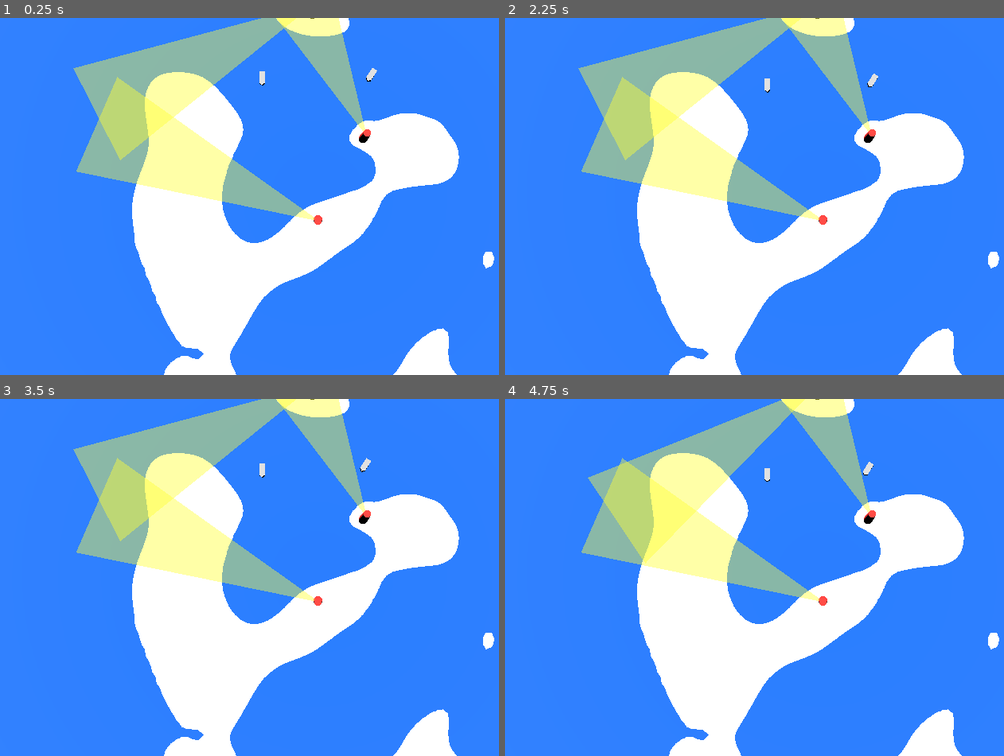
Above: before the commit, frames 1-4 (two rows, left to right).
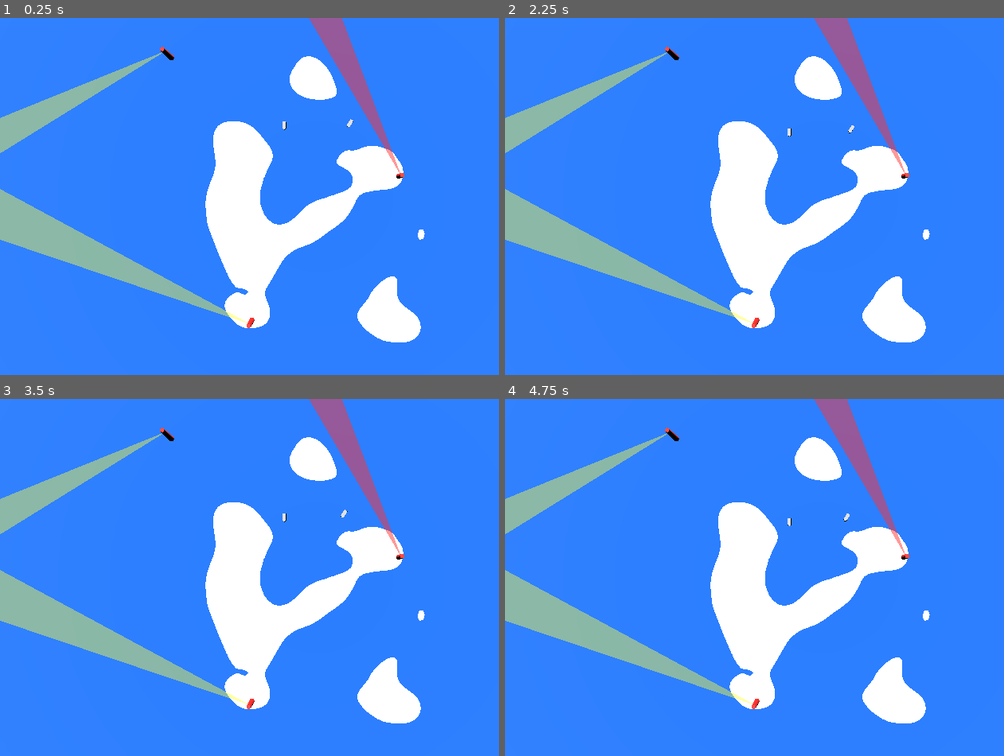
Above: after the commit, the same moments.

Repository: blinry/ld59
Game: Godot game, scene res://level.tscn
The game is run twice, just before and just after one commit, with the same random seed, the same clock (stepped at 60 frames per second) and the same inputs.
Inputs (mouse positions are in pixels of both pictures, inside the frame that each line leads up to):
- Up to frame 1 (0.25 s): no input
- Up to frame 2 (2.25 s): tap Enter at 0.5, 2 s; move the mouse to (964, 178) at 0.52 s; press the mouse at (964, 178) at 0.53 s; tap Space at 1.25 s; move the mouse to (694, 214) at 1.27 s; release the mouse at (694, 214) at 1.28 s; click (694, 214) at 1.35 s; move the mouse to (884, 117) at 2.02 s; press the mouse at (884, 117) at 2.03 s
- Up to frame 3 (3.5 s): tap Space at 2.75 s; move the mouse to (284, 648) at 2.77 s; release the mouse at (284, 648) at 2.78 s; click (284, 648) at 2.85 s
- Up to frame 4 (4.75 s): tap Enter at 3.5 s; move the mouse to (outside the picture) at 3.52 s; press the mouse at (outside the picture) at 3.53 s; tap Space at 4.25 s; move the mouse to (629, 523) at 4.27 s; release the mouse at (629, 523) at 4.28 s; click (629, 523) at 4.35 s

The runs differ from the first frame. In frame 1, 38% of the frame differs, in the area x 0-100%, y 0-100%; in frame 2, 38%; in frame 3, 38%; in frame 4, 37%.

Commit message:
Repel light houses

Diff:
--- a/level.tscn
+++ b/level.tscn
@@ -21,13 +21,14 @@
 [node name="Level" type="Node3D" unique_id=1587230160]
 
 [node name="Lighthouse" parent="." unique_id=675719651 instance=ExtResource("1_u52ul")]
-transform = Transform3D(0.3992451, 0, 0.91684425, 0, 1, 0, -0.91684425, 0, 0.3992451, 0, 0, 19.82619)
+transform = Transform3D(0.3992451, 0, 0.91684425, 0, 1, 0, -0.91684425, 0, 0.3992451, -95.35622, 0, 178.63905)
 
 [node name="Lighthouse2" parent="." unique_id=1820272564 instance=ExtResource("1_u52ul")]
-transform = Transform3D(0.9032379, 0, 0.42914015, 0, 1, 0, -0.42914015, 0, 0.9032379, 39.578197, 0, -50.878437)
+transform = Transform3D(0.9032379, 0, 0.42914015, 0, 1, 0, -0.42914015, 0, 0.9032379, 116.28381, 0, -29.341312)
+repel = true
 
 [node name="Lighthouse3" parent="." unique_id=1734996057 instance=ExtResource("1_u52ul")]
-transform = Transform3D(-0.45268378, 0, 0.8916711, 0, 1, 0, -0.8916711, 0, -0.45268378, -4.917095, 0, -157.46161)
+transform = Transform3D(-0.45268378, 0, 0.8916711, 0, 1, 0, -0.8916711, 0, -0.45268378, -214.57271, 0, -203.29575)
 
 [node name="Ship" parent="." unique_id=422053590 instance=ExtResource("2_vonw3")]
 transform = Transform3D(1, 0, 0, 0, 1, 0, 0, 0, 1, -49.050156, 0, -105.60761)
@@ -36,7 +37,7 @@
 transform = Transform3D(0.8433914, 0, -0.53729963, 0, 1, 0, 0.53729963, 0, 0.8433914, 47.590775, 0, -108.24752)
 
 [node name="Camera" type="Camera3D" parent="." unique_id=984262826]
-transform = Transform3D(1, 0, 0, 0, -4.371139e-08, 1, 0, -1, -4.371139e-08, 0, 206.23022, 0)
+transform = Transform3D(1, 0, 0, 0, -4.371139e-08, 1, 0, -1, -4.371139e-08, 0, 340.77704, 0)
 script = ExtResource("3_0b4ue")
 
 [node name="MouseRay" type="RayCast3D" parent="Camera" unique_id=1539500718]
--- a/lighthouse.gd
+++ b/lighthouse.gd
@@ -6,16 +6,22 @@
 
 var controlled = false
 
+@export var repel = false
+
 # Called when the node enters the scene tree for the first time.
 func _ready() -> void:
-	pass # Replace with function body.
-
+	if repel:
+		var red = StandardMaterial3D.new()
+		red.albedo_color = Color(1, 0.2, 0.2, 0.5)
+		red.transparency = BaseMaterial3D.TRANSPARENCY_ALPHA
+		red.shading_mode = BaseMaterial3D.SHADING_MODE_UNSHADED
+		$LightPivot/LightCone.set_surface_override_material(0, red)
 
 # Called every frame. 'delta' is the elapsed time since the previous frame.
 func _physics_process(delta: float) -> void:
 	if detection_area.get_overlapping_bodies():
 		for boat in detection_area.get_overlapping_bodies():
-			boat.attract(self, delta)
+			boat.steer(self, delta, repel)
 
 	if Input.is_action_just_released("click"):
 		controlled = false
--- a/lighthouse.tscn
+++ b/lighthouse.tscn
@@ -16,7 +16,7 @@
 radius = 8.73291
 
 [sub_resource type="ConvexPolygonShape3D" id="ConvexPolygonShape3D_rolx0"]
-points = PackedVector3Array(0, 0, 0, 50, 0, -200, -50, 0, -200)
+points = PackedVector3Array(0, 0, 0, 50, 0, -500, -50, 0, -500)
 
 [sub_resource type="StandardMaterial3D" id="StandardMaterial3D_rolx0"]
 transparency = 1
@@ -25,7 +25,7 @@
 
 [sub_resource type="PrismMesh" id="PrismMesh_g4l8x"]
 material = SubResource("StandardMaterial3D_rolx0")
-size = Vector3(84.828, 200, 0.118)
+size = Vector3(84.828, 500, 0.118)
 
 [node name="Lighthouse" type="StaticBody3D" unique_id=1820272564]
 script = ExtResource("1_rolx0")
@@ -50,7 +50,7 @@
 debug_color = Color(0, 1, 0, 0.41960785)
 
 [node name="LightCone" type="MeshInstance3D" parent="LightPivot" unique_id=2143301765]
-transform = Transform3D(-1, -8.742278e-08, -3.821371e-15, 0, -4.371139e-08, 1, -8.742278e-08, 1, 4.371139e-08, 0, -0.24621391, -98.406075)
+transform = Transform3D(-1, -8.742278e-08, -3.821371e-15, 0, -4.371139e-08, 1, -8.742278e-08, 1, 4.371139e-08, 0, -0.24621391, -248.17686)
 mesh = SubResource("PrismMesh_g4l8x")
 
 [connection signal="input_event" from="." to="." method="_on_input_event"]
--- a/ship.gd
+++ b/ship.gd
@@ -1,7 +1,7 @@
 extends CharacterBody3D
 
-@export var speed: float = 3
-@export_range(0.0,0.5) var rotation_speed: float = 0.1
+@export var speed: float = 5
+@export_range(0.0,0.5) var rotation_speed: float = 0.005
 
 # Called when the node enters the scene tree for the first time.
 func _ready() -> void:
@@ -13,8 +13,9 @@
 	velocity = transform.basis.z * speed
 	move_and_slide()
 
-func attract(attractor, delta):
+func steer(attractor, delta, repel):
 	var target_angle =  global_position.direction_to(attractor.global_position).signed_angle_to(transform.basis.z,Vector3.DOWN)
-	var target_angle_deg = rad_to_deg(target_angle)
+	if repel:
+		target_angle += PI
 	#rotate_y(deg_to_rad(max_rotation_speed*delta))
 	rotation.y = lerp_angle(rotation.y, rotation.y + target_angle, rotation_speed)
